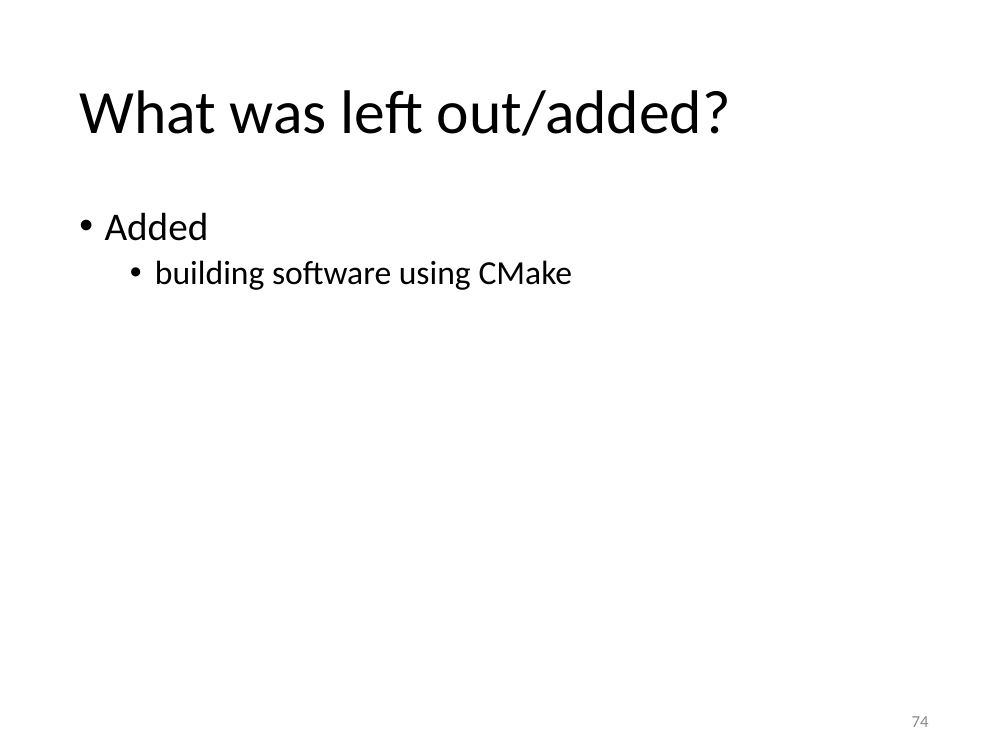
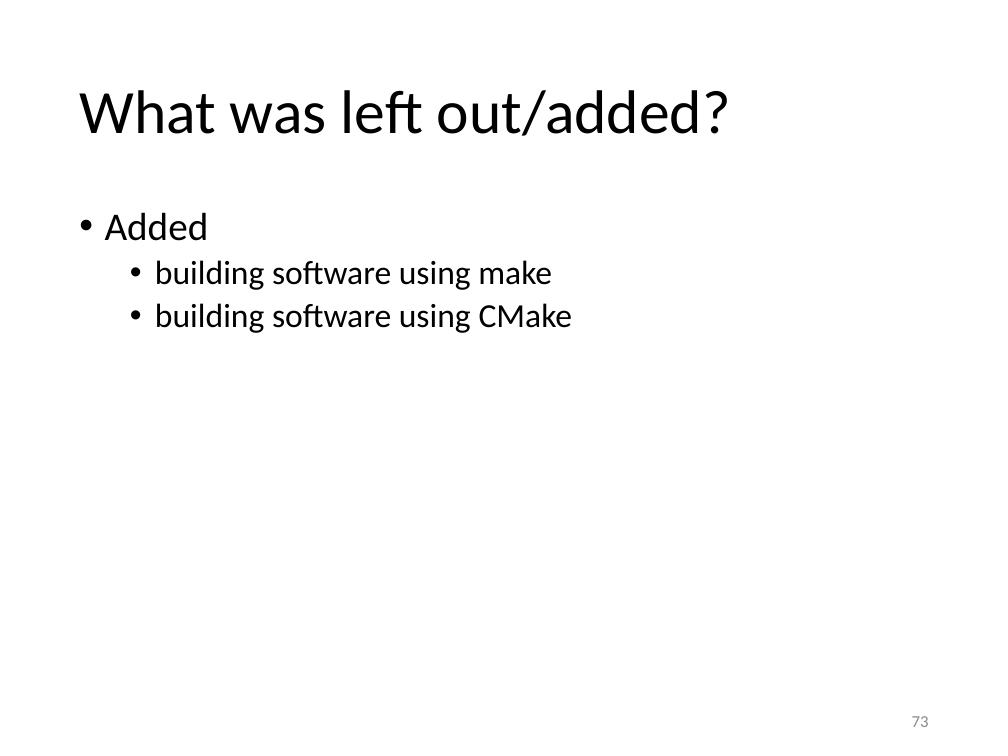
Before and after one commit to gjbex/Scientific-C-plus-plus, a slide deck: slide 73 of scientific_cpp.pptx (slide 74 before the commit). Drawn at 1008x756 pixels with LibreOffice and Linux fonts; fonts in the diff are those of the drawing. Boxes give left, top, right and bottom in pixels: in the first picture for what was removed or moved away, otherwise in the second. Text is boxed around its words. In the diff, an @@ line names an element or a change of style, - is before the commit and + after.

```diff
--- a/scientific_cpp.pptx
+++ b/scientific_cpp.pptx
@@ text at [155, 260, 552, 290]: paragraph added @@
+  • building software using make
@@ page number at [912, 716, 929, 727]: text changed @@
-74
+73
```
Also in this commit, not shown: 4 other slides changed, 1 slide removed.
